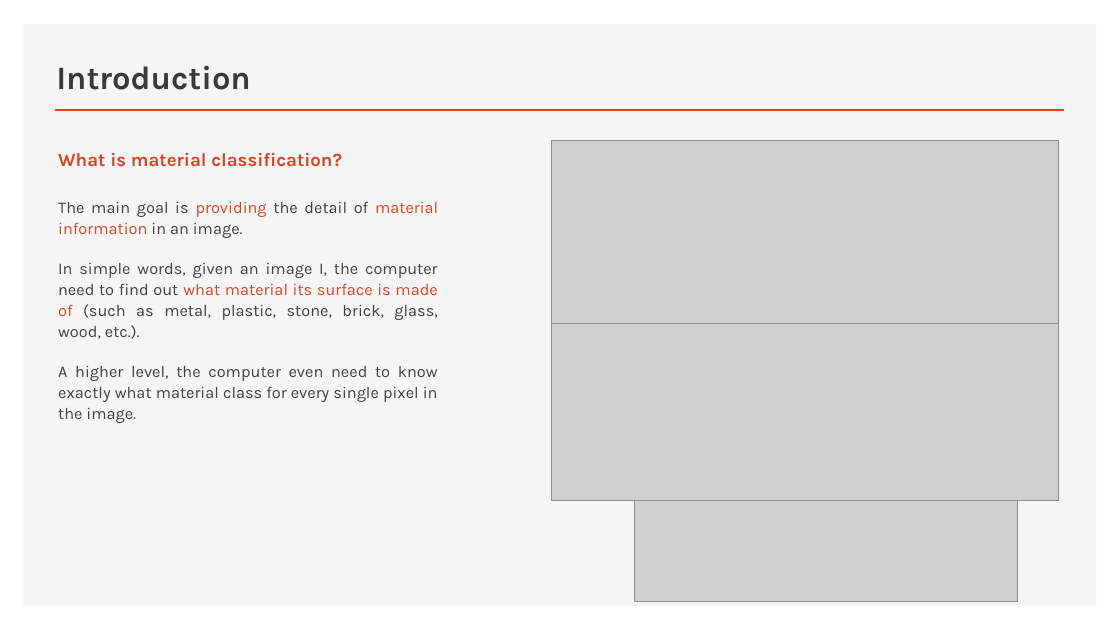
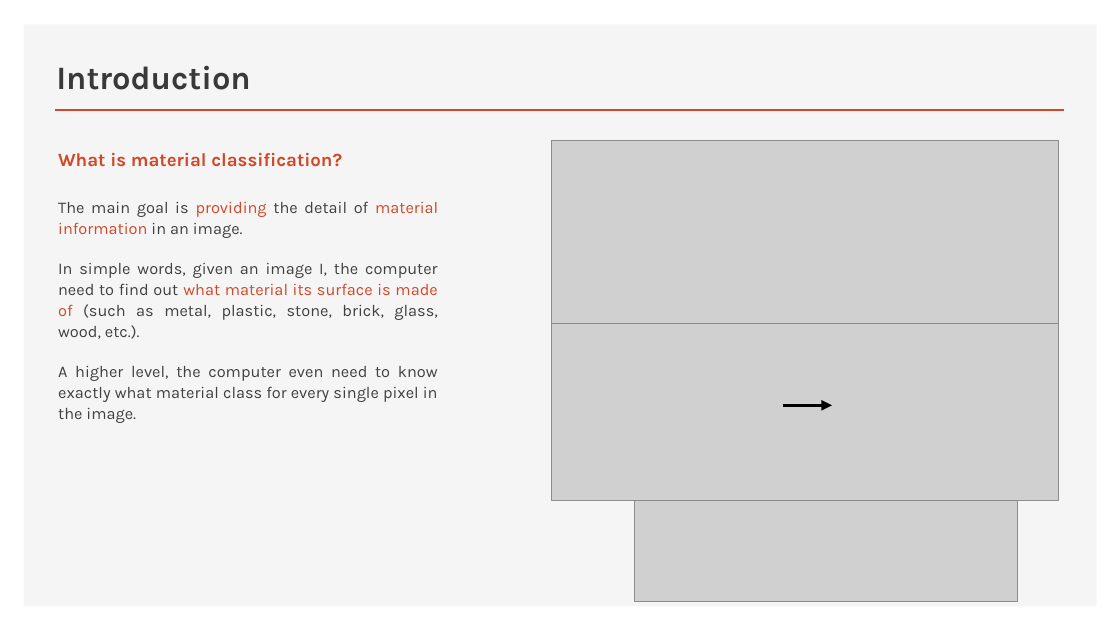
Before and after one commit to truongphucanh/material-classification, a slide deck: slide 3 of summary/thesis/thesis.pptx. Drawn at 1120x630 pixels with LibreOffice and Linux fonts; fonts in the diff are those of the drawing; grey boxes stand for pictures. Boxes give left, top, right and bottom in pixels: in the first picture for what was removed or moved away, otherwise in the second. Text is boxed around its words. In the diff, an @@ line names an element or a change of style, - is before the commit and + after.

```diff
--- a/summary/thesis/thesis.pptx
+++ b/summary/thesis/thesis.pptx
@@ arrow added from (783, 406) to (832, 406), #000000 3 pt @@
```
Also in this commit, not shown: 3 other slides changed, 3 other files.
